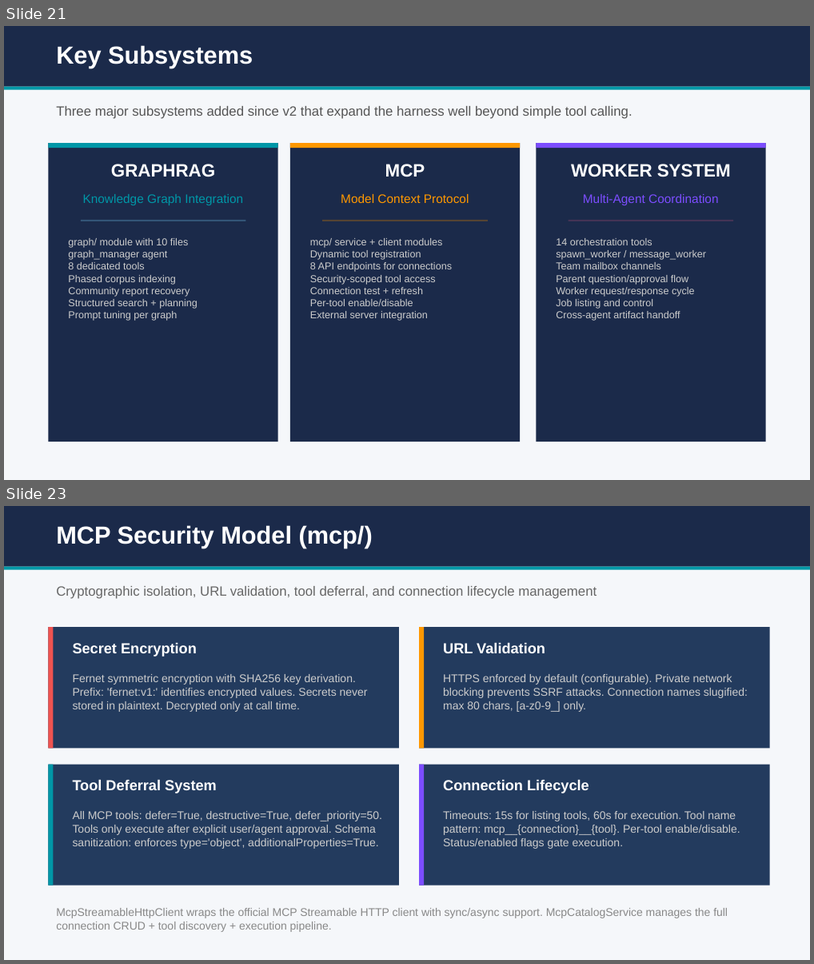
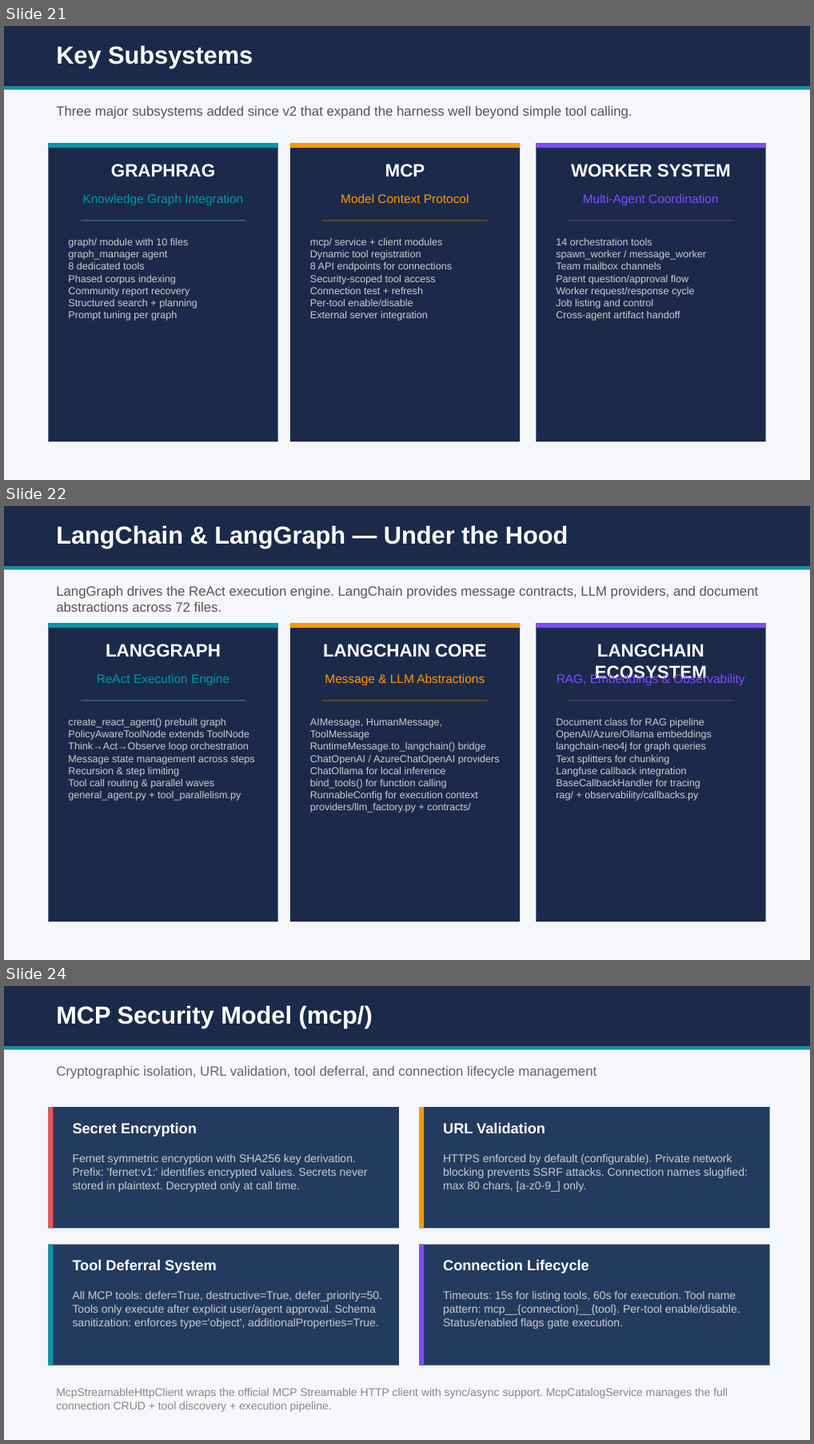
Before and after one commit to browntitan/Agent_Harness, a slide deck: powerpoint/agentic_chatbot_v3_leadership_v2.pptx. Shown one above the other, each under a label of ours: slides 21 and 23 before the commit, slides 21, 22 and 24 after it; the slides between them are not shown. The pictures are 814x964 and 814x1444 pixels, drawn with LibreOffice and Linux fonts; fonts in the diff are those of the drawing. Boxes give left, top, right and bottom in pixels: in the first picture for what was removed or moved away, otherwise in the second. Text is boxed around its words. In the diff, an @@ line names an element or a change of style, - is before the commit and + after.

```diff
--- a/powerpoint/agentic_chatbot_v3_leadership_v2.pptx
+++ b/powerpoint/agentic_chatbot_v3_leadership_v2.pptx
@@ slide 22 added at (4, 506, 810, 960), background #F5F7FA @@
@@ rectangle added at (4, 506, 810, 567), fill #1B2A4A @@
@@ text added at (56, 525, 568, 548), 22 pt, text #FFFFFF, bold @@
+LangChain & LangGraph — Under the Hood
@@ rectangle added at (4, 567, 810, 570), fill #0097A7 @@
@@ text added at (56, 586, 759, 612), 12 pt, text #555555 @@
+LangGraph drives the ReAct execution engine. LangChain provides message contracts, LLM providers, and document abstractions across 72 files.
@@ rectangle added at (48, 623, 278, 921), fill #1B2A4A @@
@@ rectangle added at (48, 623, 278, 628), fill #0097A7 @@
@@ rectangle added at (290, 623, 520, 921), fill #1B2A4A @@
@@ rectangle added at (290, 623, 520, 628), fill #FF9800 @@
@@ rectangle added at (536, 623, 766, 921), fill #1B2A4A @@
@@ rectangle added at (536, 623, 766, 628), fill #7C4DFF @@
@@ text added at (106, 644, 221, 657), 16 pt, text #FFFFFF, bold @@
+LANGGRAPH
@@ text added at (323, 644, 487, 657), 16 pt, text #FFFFFF, bold @@
+LANGCHAIN CORE
@@ text added at (595, 644, 707, 682), 16 pt, text #FFFFFF, bold @@
+LANGCHAIN ECOSYSTEM
@@ text added at (557, 673, 745, 685), 11 pt, text #7C4DFF @@
+RAG, Embeddings & Observability
@@ text added at (97, 674, 230, 685), 11 pt, text #0097A7 @@
+ReAct Execution Engine
@@ text added at (325, 674, 485, 685), 11 pt, text #FF9800 @@
+Message & LLM Abstractions
@@ text added at (68, 718, 255, 800), 9 pt, text #CCCCCC @@
+create_react_agent() prebuilt graph
+PolicyAwareToolNode extends ToolNode
+Think→Act→Observe loop orchestration
+Message state management across steps
+Recursion & step limiting
+Tool call routing & parallel waves
+general_agent.py + tool_parallelism.py
@@ rectangle added at (81, 700, 246, 701), fill #335577 @@
@@ text added at (310, 718, 500, 812), 9 pt, text #CCCCCC @@
+AIMessage, HumanMessage, ToolMessage
+RuntimeMessage.to_langchain() bridge
+ChatOpenAI / AzureChatOpenAI providers
+ChatOllama for local inference
+bind_tools() for function calling
+RunnableConfig for execution context
+providers/llm_factory.py + contracts/
@@ rectangle added at (322, 700, 488, 701), fill #554433 @@
@@ text added at (556, 718, 712, 800), 9 pt, text #CCCCCC @@
+Document class for RAG pipeline
+OpenAI/Azure/Ollama embeddings
+langchain-neo4j for graph queries
+Text splitters for chunking
+Langfuse callback integration
+BaseCallbackHandler for tracing
+rag/ + observability/callbacks.py
@@ rectangle added at (569, 700, 734, 701), fill #443355 @@
@@ what was slide 23 is now slide 24 @@
```
Also in this commit, not shown: 11 slides changed, 44 other files.
